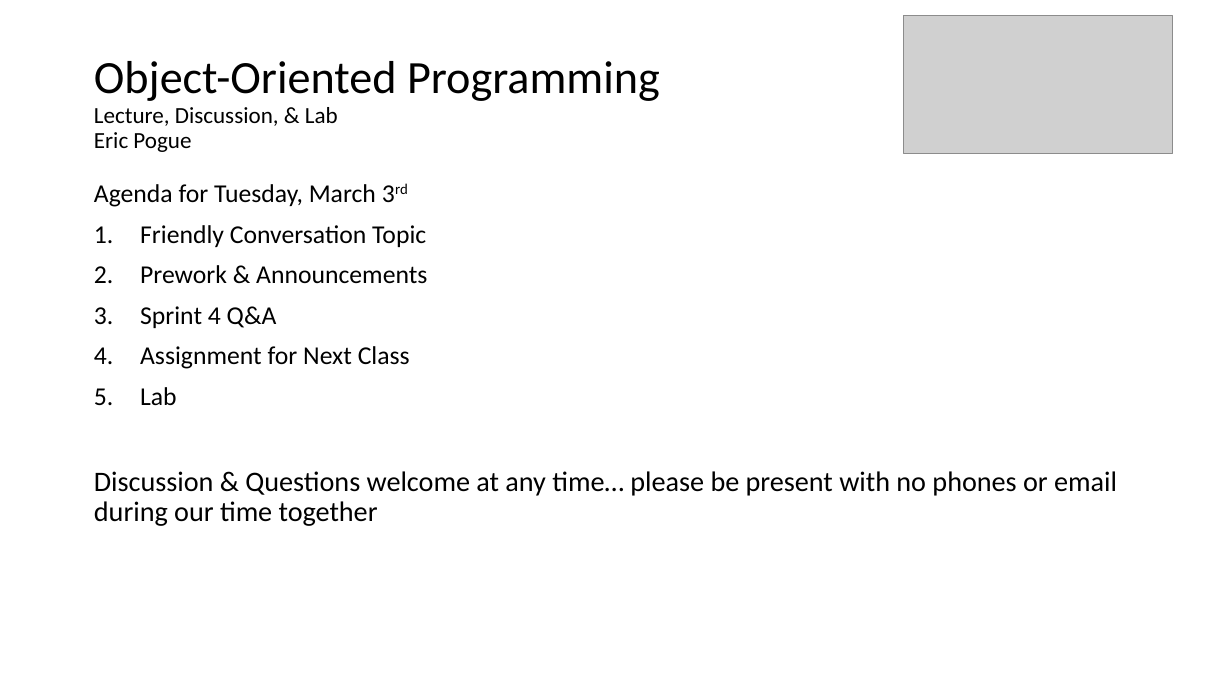
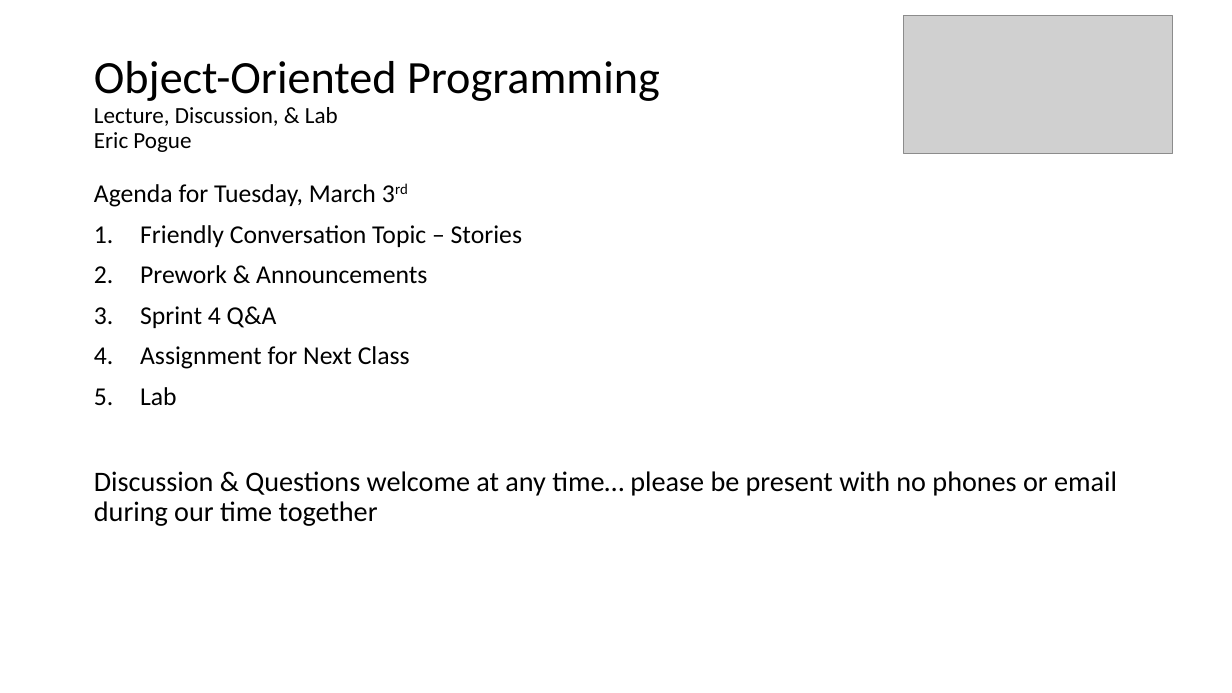
Before and after one commit to EricJPogue/CPSC-24500, a slide deck: slide 1 of lecture-slides/2020-03-03-oop.pptx. Drawn at 1232x693 pixels with LibreOffice and Linux fonts; fonts in the diff are those of the drawing; grey boxes stand for pictures. Boxes give left, top, right and bottom in pixels: in the first picture for what was removed or moved away, otherwise in the second. Text is boxed around its words. In the diff, an @@ line names an element or a change of style, - is before the commit and + after.

```diff
--- a/lecture-slides/2020-03-03-oop.pptx
+++ b/lecture-slides/2020-03-03-oop.pptx
@@ text at (140,225,522,247): text changed @@
-1. Friendly Conversation Topic
+1. Friendly Conversation Topic – Stories
```
Also in this commit, not shown: 4 other slides changed, 3 slides added.
